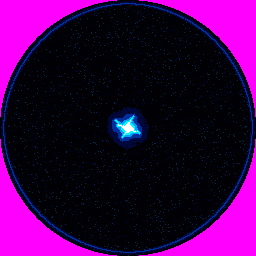
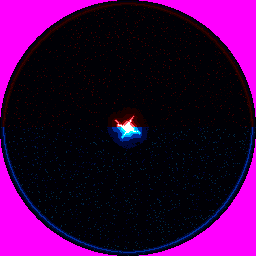
Two versions of the same layered image (256 x 256). Layer-by-layer changes:
added layer "Runner copy #1" above "Runner copy" over box(1, 1, 256, 127)
added layer "Runner copy" above "Runner" over box(1, 1, 256, 127)
